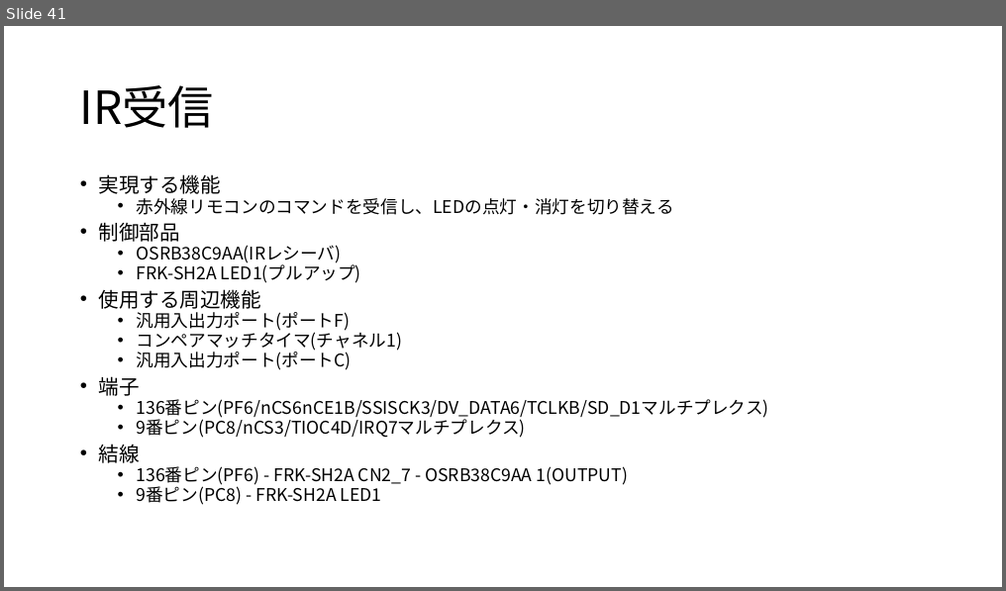
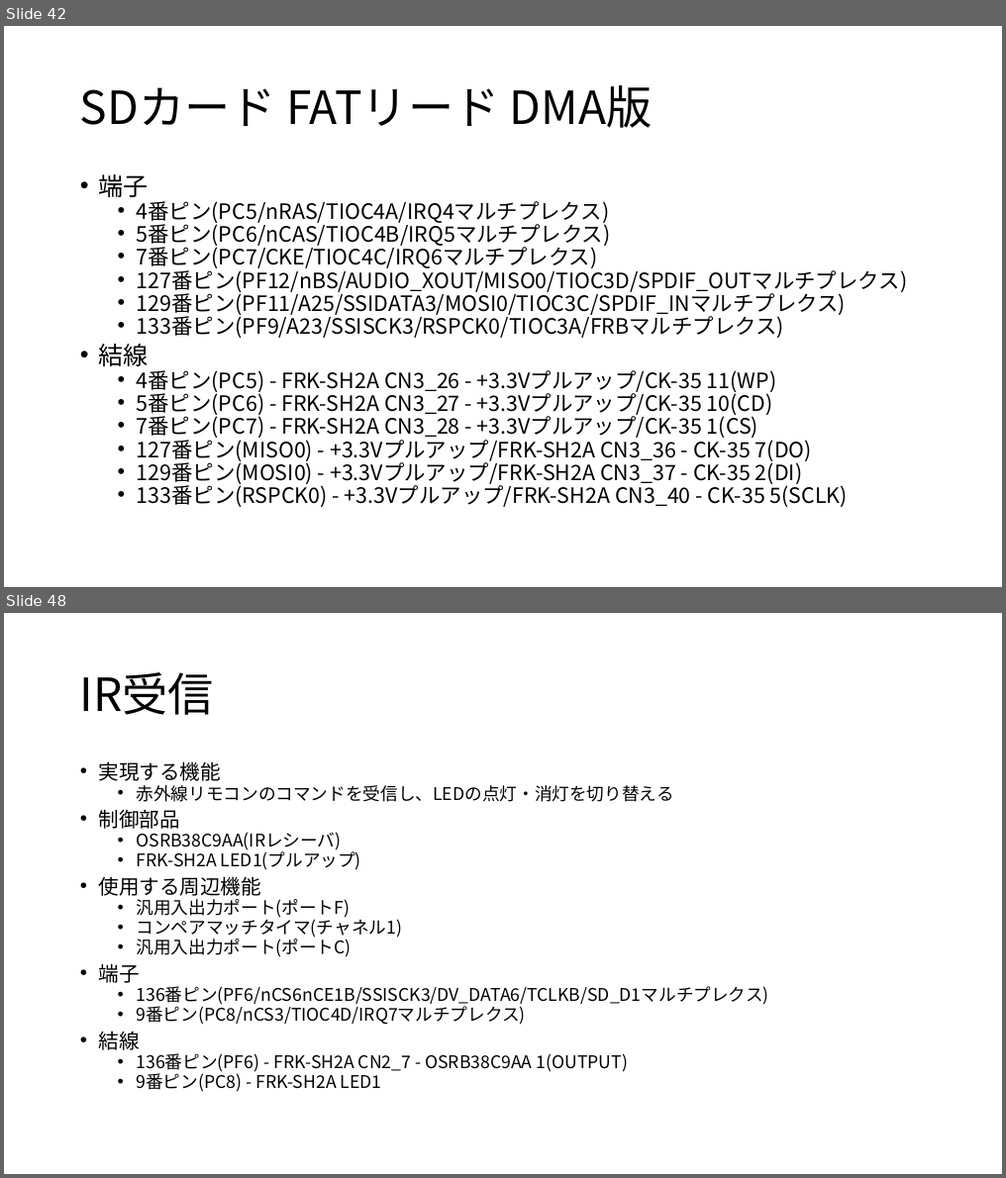
Before and after one commit to moku828/sh7262_an, a slide deck: SH7262アプリケーションノート.pptx. Shown one above the other, each under a label of ours: slide 41 before the commit, slides 42 and 48 after it; the slides between them are not shown. The pictures are 1006x591 and 1006x1178 pixels, drawn with LibreOffice and Linux fonts; fonts in the diff are those of the drawing. Boxes give left, top, right and bottom in pixels: in the first picture for what was removed or moved away, otherwise in the second. Text is boxed around its words. In the diff, an @@ line names an element or a change of style, - is before the commit and + after.

```diff
--- a/SH7262アプリケーションノート.pptx
+++ b/SH7262アプリケーションノート.pptx
@@ slide 42 added at <box>4,26,1002,587</box>, background #FFFFFF @@
@@ title added at <box>80,85,652,128</box>, 44 pt, text #000000 @@
+SDカード FATリード DMA版
@@ text added at <box>99,174,908,507</box>, 20.4 pt, text #000000 @@
+• 端子
+  • 4番ピン(PC5/nRAS/TIOC4A/IRQ4マルチプレクス)
+  • 5番ピン(PC6/nCAS/TIOC4B/IRQ5マルチプレクス)
+  • 7番ピン(PC7/CKE/TIOC4C/IRQ6マルチプレクス)
+  • 127番ピン(PF12/nBS/AUDIO_XOUT/MISO0/TIOC3D/SPDIF_OUTマルチプレクス)
+  • 129番ピン(PF11/A25/SSIDATA3/MOSI0/TIOC3C/SPDIF_INマルチプレクス)
+  • 133番ピン(PF9/A23/SSISCK3/RSPCK0/TIOC3A/FRBマルチプレクス)
+• 結線
+  • 4番ピン(PC5) - FRK-SH2A CN3_26 - +3.3Vプルアップ/CK-35 11(WP)
+  • 5番ピン(PC6) - FRK-SH2A CN3_27 - +3.3Vプルアップ/CK-35 10(CD)
+  • 7番ピン(PC7) - FRK-SH2A CN3_28 - +3.3Vプルアップ/CK-35 1(CS)
+  • 127番ピン(MISO0) - +3.3Vプルアップ/FRK-SH2A CN3_36 - CK-35 7(DO)
+  • 129番ピン(MOSI0) - +3.3Vプルアップ/FRK-SH2A CN3_37 - CK-35 2(DI)
+  • 133番ピン(RSPCK0) - +3.3Vプルアップ/FRK-SH2A CN3_40 - CK-35 5(SCLK)
@@ what was slide 41 is now slide 48 @@
```
Also in this commit, not shown: 3 slides changed, 6 other slides added, 4 other files.
